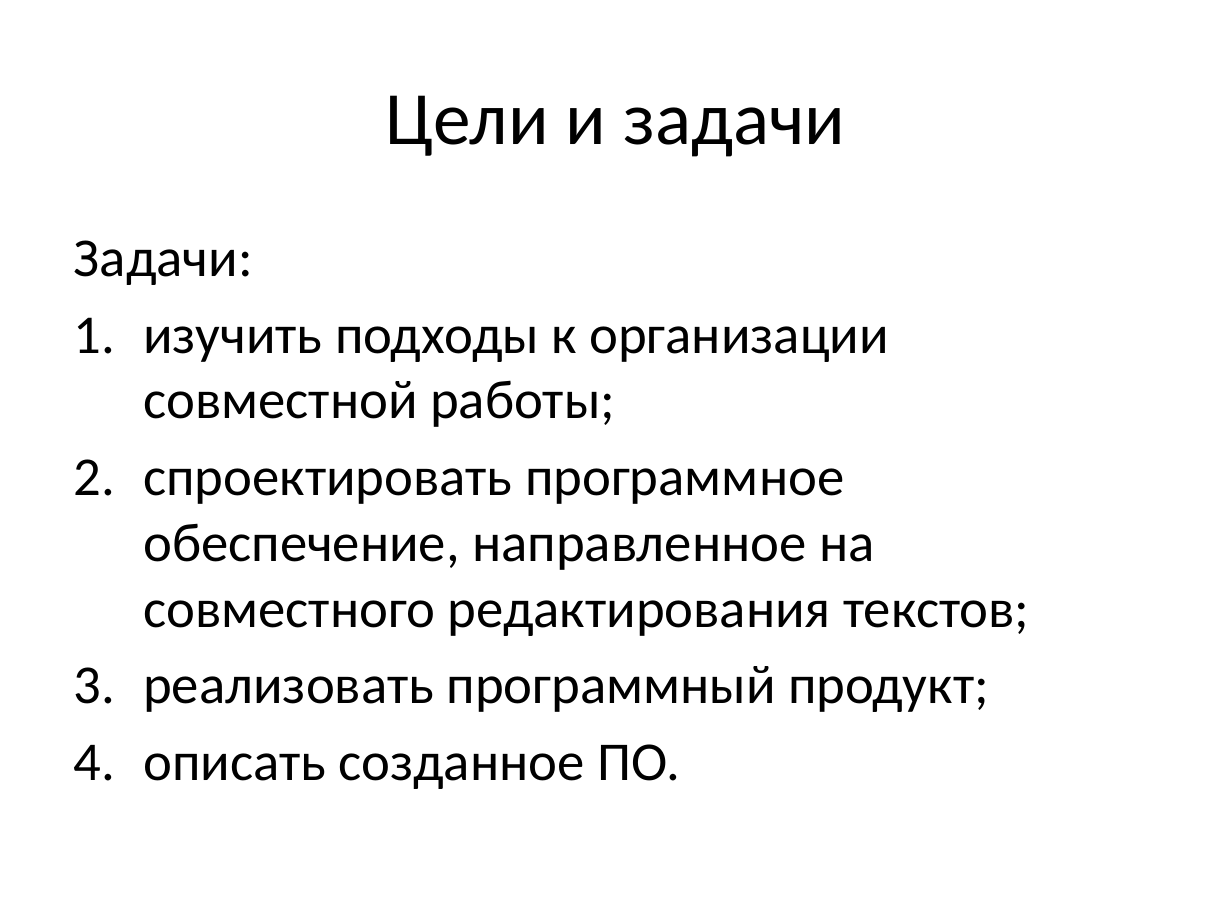
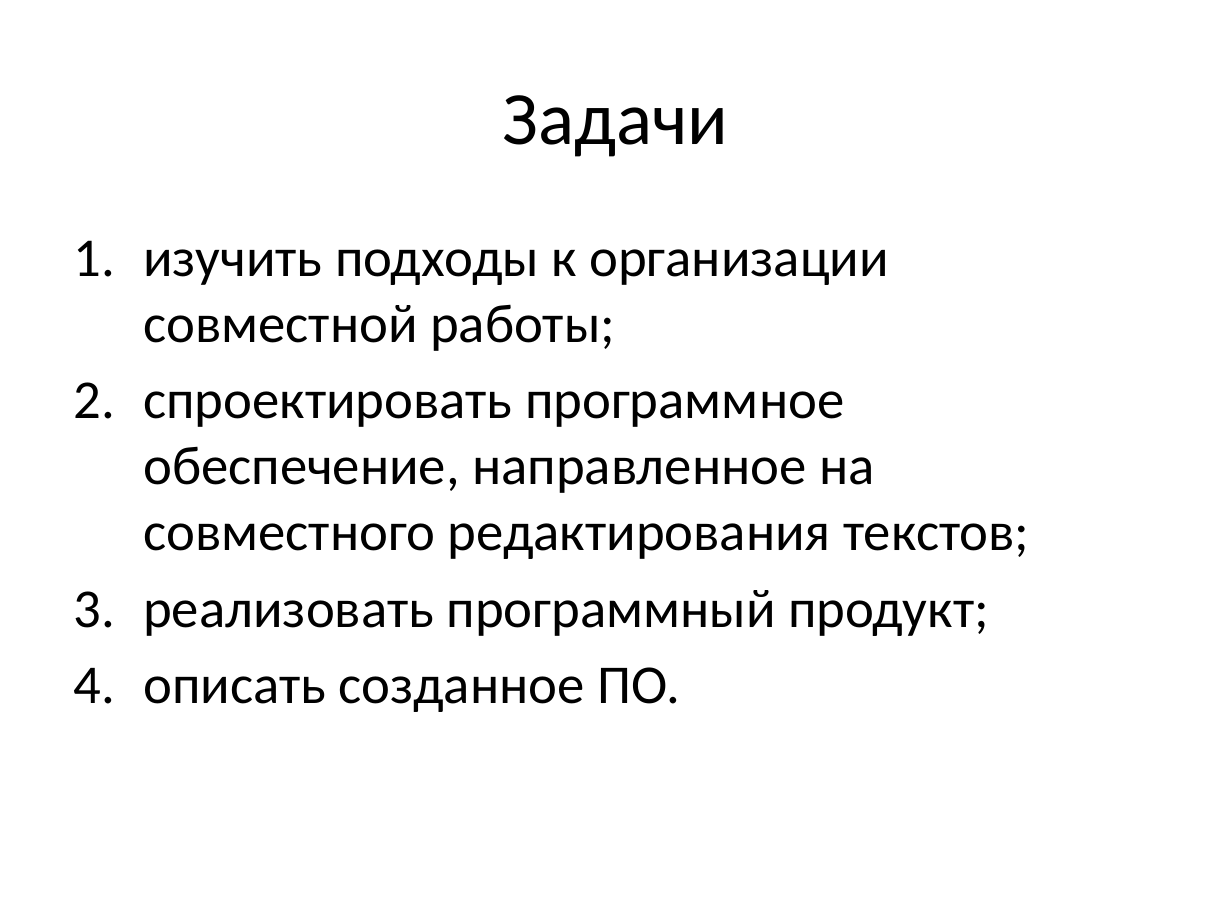
Before and after one commit to mikhail-putilov/archive, a slide deck: slide 3 of ВКР Путилов М.Ю. Презентация.pptx. Drawn at 1232x924 pixels with LibreOffice and Linux fonts; fonts in the diff are those of the drawing. Boxes give left, top, right and bottom in pixels: in the first picture for what was removed or moved away, otherwise in the second. Text is boxed around its words. In the diff, an @@ line names an element or a change of style, - is before the commit and + after.

```diff
--- a/ВКР Путилов М.Ю. Презентация.pptx
+++ b/ВКР Путилов М.Ю. Презентация.pptx
@@ title at (503,95,729,157): text changed @@
-Цели и задачи
+Задачи
@@ text at (74,240,253,285): paragraph removed @@
-Задачи:
```
Also in this commit, not shown: 12 other slides changed, 7 slides added, 1 slide removed, 4 other files.
